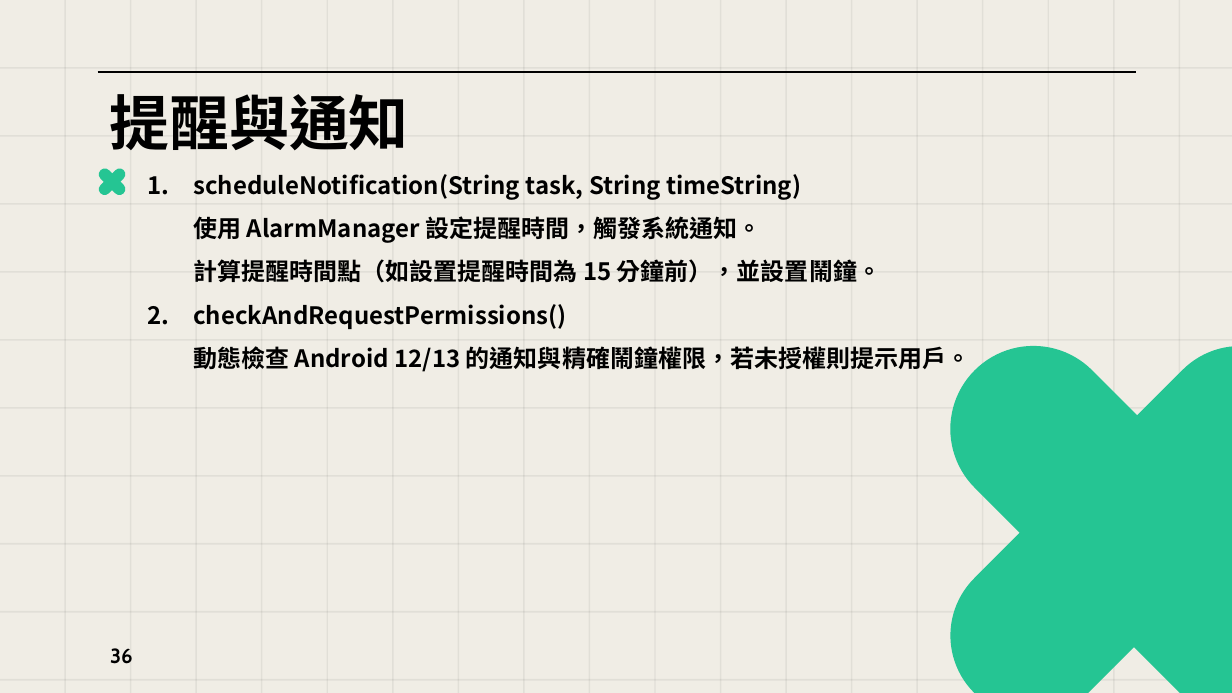
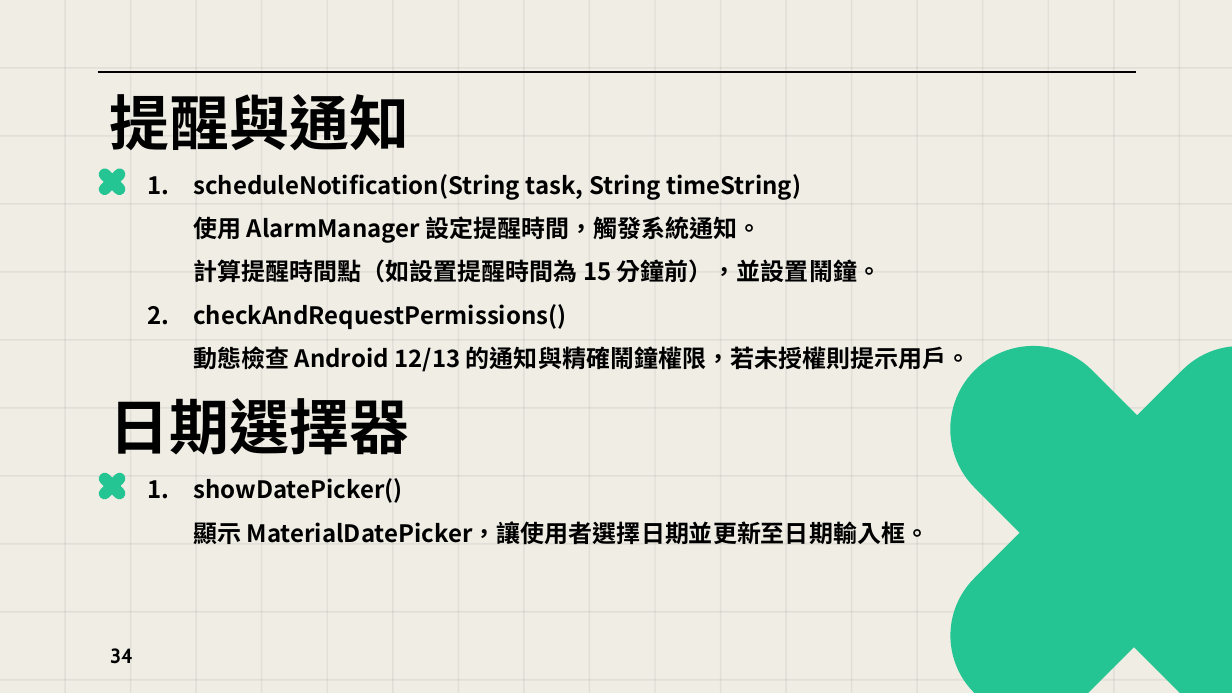
Before and after one commit to bhrtgbrt/Finalproject, a slide deck: slide 34 of 第七組_期末專題報告_日曆.pptx (slide 36 before the commit). Drawn at 1232x693 pixels with LibreOffice and Linux fonts; fonts in the diff are those of the drawing. Boxes give left, top, right and bottom in pixels: in the first picture for what was removed or moved away, otherwise in the second. Text is boxed around its words. In the diff, an @@ line names an element or a change of style, - is before the commit and + after.

```diff
--- a/第七組_期末專題報告_日曆.pptx
+++ b/第七組_期末專題報告_日曆.pptx
@@ text added at (109, 398, 409, 455), 35 pt, text #000000, bold @@
+日期選擇器
@@ rounded rectangle added at (96, 470, 127, 502), fill #25C593 @@
@@ rounded rectangle added at (97, 471, 129, 503), fill #25C593 @@
@@ text added at (193, 478, 929, 545), 14 pt, text #000000, bold @@
+1. showDatePicker()
+   顯示 MaterialDatePicker，讓使用者選擇日期並更新至日期輸入框。
@@ page number at (110, 648, 133, 664): text changed @@
-36
+34
```
Also in this commit, not shown: 13 other slides changed, 3 slides added, 7 slides removed, 44 other files.
